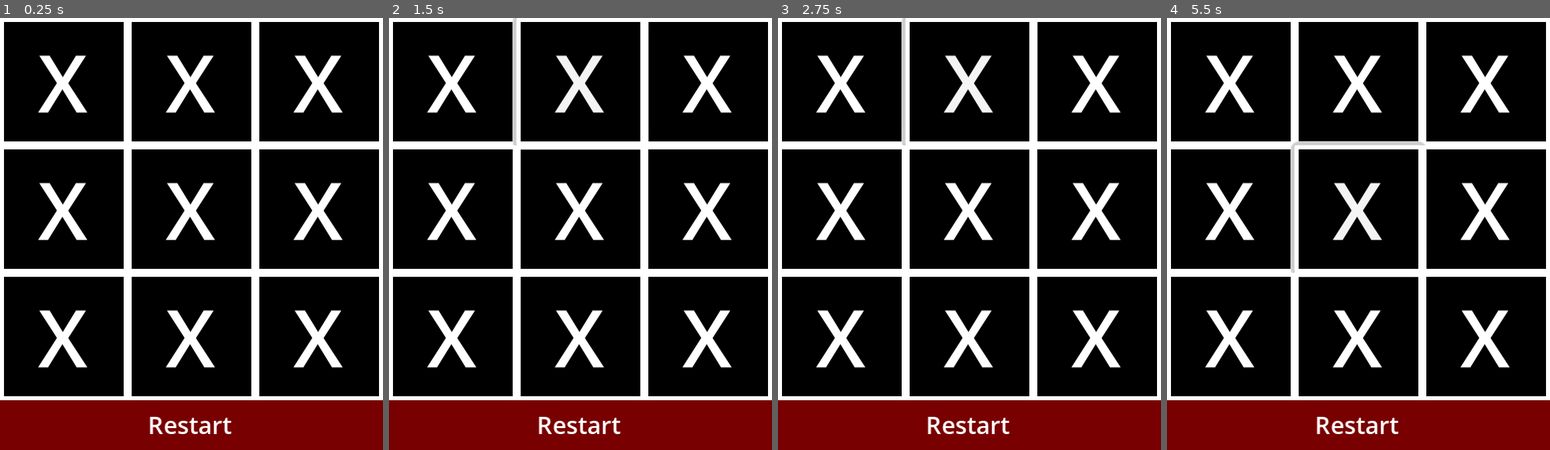
Above: before the commit, frames 1-4 (left to right).
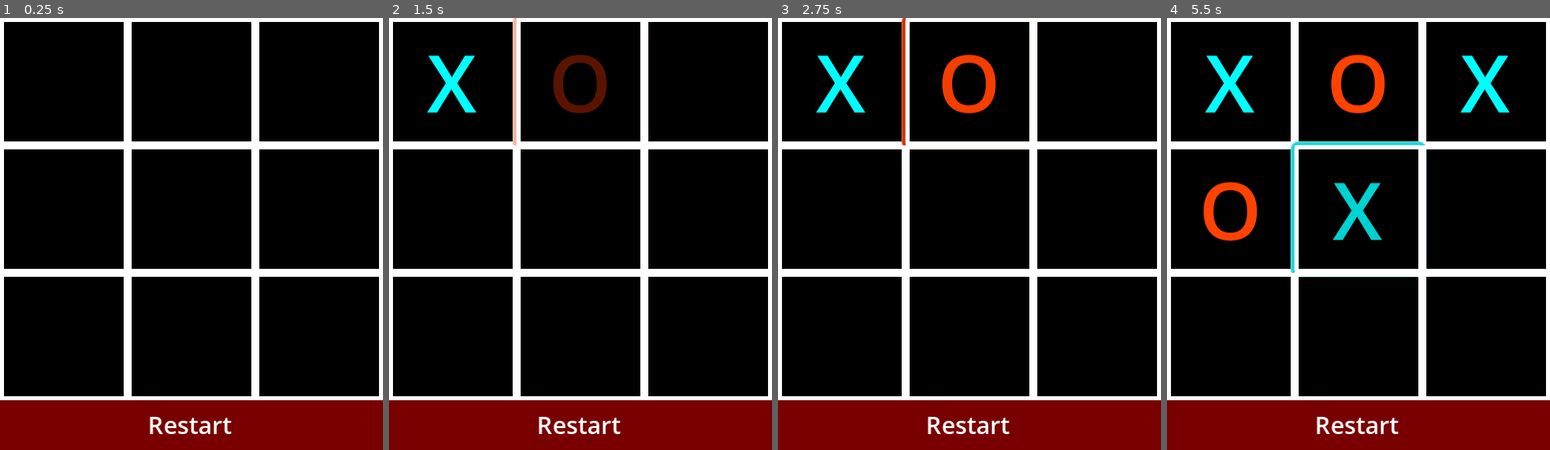
Above: after the commit, the same moments.

Repository: diegohmac/godot-tic-tac-toe
Game: Godot game, scene res://main.tscn
Two runs of this game, one before a commit and one after it. Both use one fixed random seed, a clock stepped at 60 frames per second and the inputs below.
Inputs (mouse positions are in pixels of both pictures, inside the frame that each line leads up to):
- Up to frame 1 (0.25 s): no input
- Up to frame 2 (1.5 s): click "X" at 0.5 s; click "X" at 1.25 s
- Up to frame 3 (2.75 s): click (969, 82) at 2 s, where only the run after the commit has a clickable "O"
- Up to frame 4 (5.5 s): click "X" at 2.75 s; click "X" at 3.5 s; click (1232, 208) at 4.25 s, where only the run after the commit has a clickable "O"; click "X" at 5 s

The runs differ from the first frame. In frame 1, 6.4% of the frame differs, in the area x 9-90%, y 8-81%; in frame 2, 7.5%; in frame 3, 7.5%; in frame 4, 8.6%.

Commit message:
feat: add logic to generate cells and to define turns

Diff:
--- /dev/null
+++ b/cell.gd
@@ -0,0 +1,43 @@
+extends Button
+
+signal cell_update(cell)
+
+var main: Control
+var cell_value: String = ""
+
+@onready var background: Panel = $Background
+@onready var border: Panel = $Border
+
+func _ready() -> void:
+	self_modulate.a = 0
+
+func draw_x():
+	var tween = get_tree().create_tween()
+	self_modulate = Color("#00ffff")
+	self_modulate.a = 0
+	text = "X"
+	cell_value = "X"
+	tween.tween_property(self, "self_modulate:a", 1, 0.5)
+
+func draw_o():
+	var tween = get_tree().create_tween()
+	self_modulate = Color("#ff4200")
+	self_modulate.a = 0
+	text = "O"
+	cell_value = "O"
+	tween.tween_property(self, "self_modulate:a", 1, 0.5)
+
+func draw_cell():
+	if main.is_game_over: return
+
+	if cell_value == "":
+		match main.turn:
+			0:
+				main.turn = 1
+				draw_x()
+			1:
+				main.turn = 0
+				draw_o()
+
+	mouse_default_cursor_shape = Control.CURSOR_ARROW
+	cell_update.emit(self)
--- a/cell.tscn
+++ b/cell.tscn
@@ -1,4 +1,6 @@
-[gd_scene load_steps=3 format=3 uid="uid://cyx88epsuh60v"]
+[gd_scene load_steps=4 format=3 uid="uid://cyx88epsuh60v"]
+
+[ext_resource type="Script" path="res://cell.gd" id="1_qc6x5"]
 
 [sub_resource type="StyleBoxFlat" id="StyleBoxFlat_sgepy"]
 bg_color = Color(1, 1, 1, 1)
@@ -20,6 +22,7 @@
 theme_override_font_sizes/font_size = 40
 text = "X"
 flat = true
+script = ExtResource("1_qc6x5")
 
 [node name="Background" type="Panel" parent="."]
 visible = false
@@ -41,3 +44,5 @@
 grow_vertical = 2
 mouse_filter = 1
 theme_override_styles/panel = SubResource("StyleBoxFlat_0ejo2")
+
+[connection signal="pressed" from="." to="." method="draw_cell"]
--- /dev/null
+++ b/main.gd
@@ -0,0 +1,25 @@
+extends Control
+
+const Cell = preload("res://cell.tscn")
+
+@export_enum("Human", "AI") var play_with: String = "Human"
+
+var cells: Array = []
+var turn: int = 0
+var is_game_over: bool = false
+
+
+# Called when the node enters the scene tree for the first time.
+func _ready() -> void:
+	for cell_count in range(9):
+		var cell = Cell.instantiate()
+		cell.main = self
+		$Cells.add_child(cell)
+		cells.append(cell)
+		cell.cell_update.connect(_on_cell_update)
+
+func _on_cell_update():
+	pass
+
+func _on_restart_button_pressed() -> void:
+	get_tree().reload_current_scene()
--- a/main.tscn
+++ b/main.tscn
@@ -1,6 +1,6 @@
 [gd_scene load_steps=5 format=3 uid="uid://dmerkecjarfxl"]
 
-[ext_resource type="PackedScene" uid="uid://cyx88epsuh60v" path="res://cell.tscn" id="1_b54ns"]
+[ext_resource type="Script" path="res://main.gd" id="1_nt4kr"]
 
 [sub_resource type="StyleBoxEmpty" id="StyleBoxEmpty_egilk"]
 
@@ -25,6 +25,7 @@
 anchor_bottom = 1.0
 grow_horizontal = 2
 grow_vertical = 2
+script = ExtResource("1_nt4kr")
 
 [node name="BG" type="ColorRect" parent="."]
 layout_mode = 1
@@ -42,33 +43,6 @@
 theme_override_constants/h_separation = 0
 theme_override_constants/v_separation = 0
 columns = 3
-
-[node name="Cell" parent="Cells" instance=ExtResource("1_b54ns")]
-layout_mode = 2
-
-[node name="Cell2" parent="Cells" instance=ExtResource("1_b54ns")]
-layout_mode = 2
-
-[node name="Cell3" parent="Cells" instance=ExtResource("1_b54ns")]
-layout_mode = 2
-
-[node name="Cell4" parent="Cells" instance=ExtResource("1_b54ns")]
-layout_mode = 2
-
-[node name="Cell5" parent="Cells" instance=ExtResource("1_b54ns")]
-layout_mode = 2
-
-[node name="Cell6" parent="Cells" instance=ExtResource("1_b54ns")]
-layout_mode = 2
-
-[node name="Cell7" parent="Cells" instance=ExtResource("1_b54ns")]
-layout_mode = 2
-
-[node name="Cell8" parent="Cells" instance=ExtResource("1_b54ns")]
-layout_mode = 2
-
-[node name="Cell9" parent="Cells" instance=ExtResource("1_b54ns")]
-layout_mode = 2
 
 [node name="RestartButton" type="Button" parent="."]
 layout_mode = 1
@@ -90,3 +64,5 @@
 
 [node name="WorldEnvironment" type="WorldEnvironment" parent="."]
 environment = SubResource("Environment_earku")
+
+[connection signal="pressed" from="RestartButton" to="." method="_on_restart_button_pressed"]
